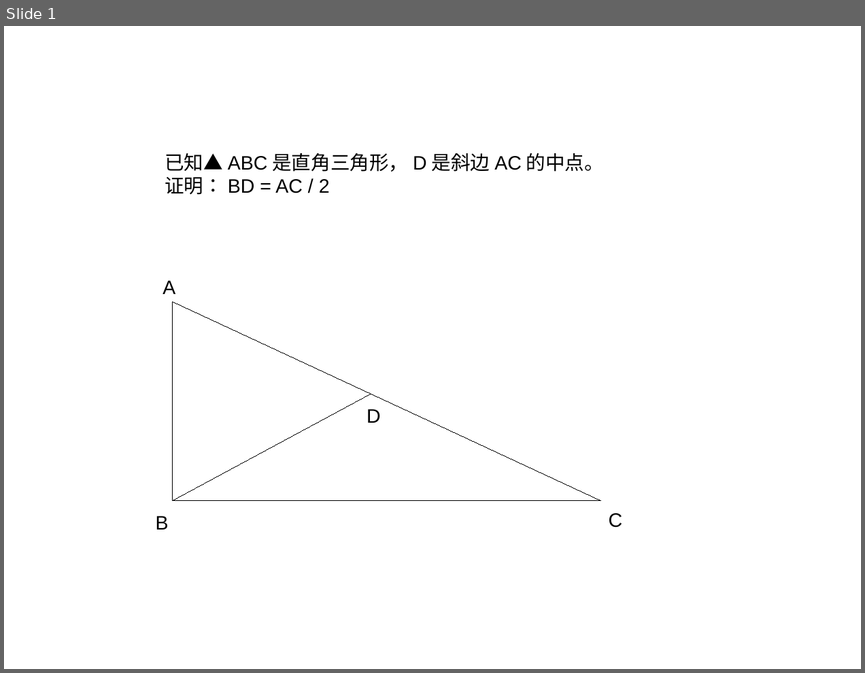
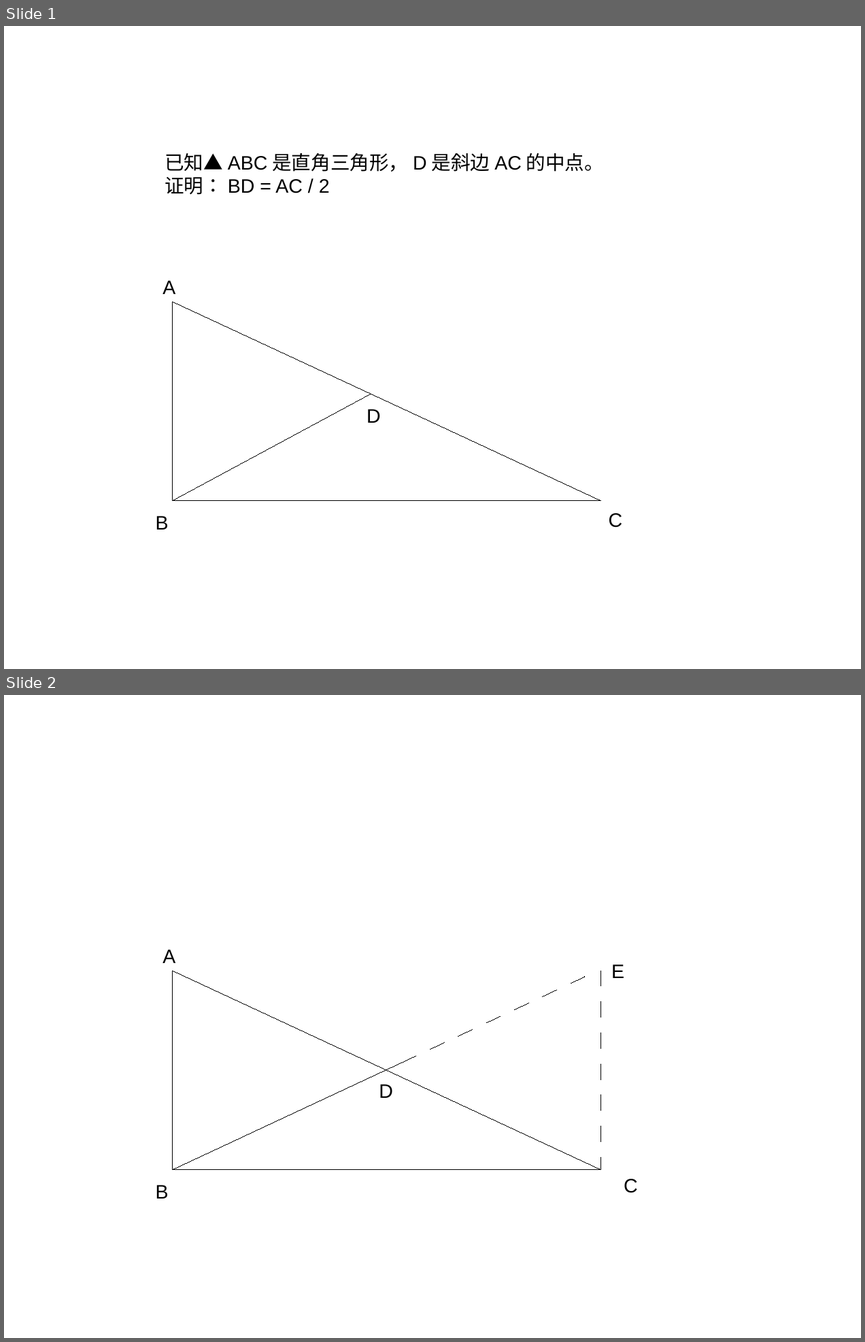
Before and after one commit to ericzhang/english-math, a slide deck: 2025-08-27/2025-08-27-math.odp. Shown one above the other, each under a label of ours: slide 1 before the commit, slides 1 and 2 after it. The pictures are 865x673 and 865x1342 pixels, drawn with LibreOffice and Linux fonts; fonts in the diff are those of the drawing. Boxes give left, top, right and bottom in pixels: in the first picture for what was removed or moved away, otherwise in the second. Text is boxed around its words. In the diff, an @@ line names an element or a change of style, - is before the commit and + after.

```diff
--- a/2025-08-27/2025-08-27-math.odp
+++ b/2025-08-27/2025-08-27-math.odp
@@ slide 2 added at [4, 695, 861, 1338], background #FFFFFF @@
@@ text added at [162, 949, 175, 963], 18 pt, text #000000 @@
+A
@@ line added from (173, 970) to (173, 1169), #000000 0 pt @@
@@ line added from (173, 970) to (601, 1169), #000000 0 pt @@
@@ line added from (402, 1062) to (598, 970), #000000 0 pt @@
@@ line added from (601, 970) to (601, 1169), #000000 0 pt @@
@@ text added at [611, 964, 624, 978], 18 pt, text #000000 @@
+E
@@ line added from (173, 1169) to (402, 1062), #000000 0 pt @@
@@ text added at [379, 1084, 393, 1098], 18 pt, text #000000 @@
+D
@@ line added from (601, 1169) to (173, 1169), #000000 0 pt @@
@@ text added at [623, 1178, 638, 1193], 18 pt, text #000000 @@
+C
@@ text added at [156, 1185, 169, 1198], 18 pt, text #000000 @@
+B
```
Also in this commit, not shown: 7 other files.
